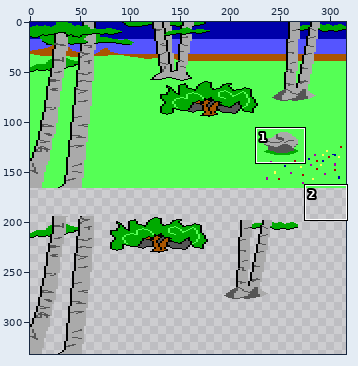
Two versions of one sprite sheet, test/assets/spritesheets/kq1/003.png. The picture above shows the old version from afar; the outline marks the close-up.
Close-up. First the earlier version:
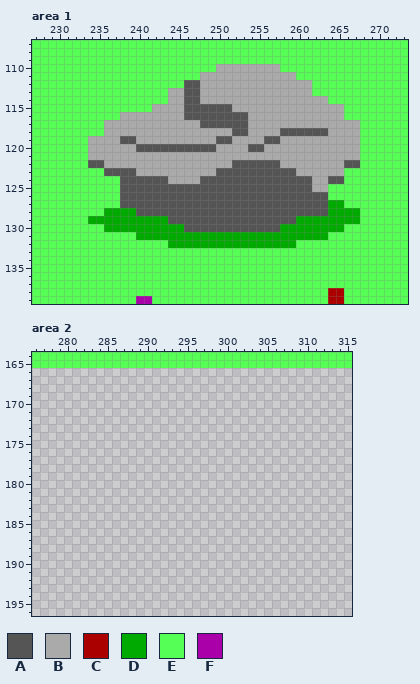
The file is 316x332 pixels. Shown: area 1: x 227..273, y 107..139; area 2: x 276..315, y 164..196.
Palette (. is transparent): A #555555  B #aaaaaa  C #aa0000  D #00aa00  E #55ff55  F #aa00aa
Pixels before, area 1, first column x 227:
107 EEEEEEEEEEEEEEEEEEEEEEEEEEEEEEEEEEEEEEEEEEEEEEE
108 EEEEEEEEEEEEEEEEEEEEEEEEEEEEEEEEEEEEEEEEEEEEEEE
109 EEEEEEEEEEEEEEEEEEEEEEEEEEEEEEEEEEEEEEEEEEEEEEE
110 EEEEEEEEEEEEEEEEEEEEEEEBBBBBBBBEEEEEEEEEEEEEEEE
111 EEEEEEEEEEEEEEEEEEEEEBBBBBBBBBBBBEEEEEEEEEEEEEE
112 EEEEEEEEEEEEEEEEEEEAABBBBBBBBBBBBBBEEEEEEEEEEEE
113 EEEEEEEEEEEEEEEEEBBAABBBBBBBBBBBBBBEEEEEEEEEEEE
114 EEEEEEEEEEEEEEEEEBBAABBBBBBBBBBBBBBBBEEEEEEEEEE
115 EEEEEEEEEEEEEEEBBBBAAAAAABBBBBBBBBBBBBBEEEEEEEE
116 EEEEEEEEEEEBBBBBBBBAAAAAAAABBBBBBBBBBBBEEEEEEEE
117 EEEEEEEEEBBBBBBBBBBBBAAAAAABBBBBBBBBBBBBBEEEEEE
118 EEEEEEEEEBBBBBBBBBBBBBBBBAABBBBAAAAAABBBBEEEEEE
119 EEEEEEEBBBBAABBBBBBBBBBAABBBBAABBBBBBBBBBEEEEEE
120 EEEEEEEBBBBBBAAAAAAAAAABBBBAABBBBBBBBBBBBEEEEEE
121 EEEEEEEBBBBBBBBBBBBBBBBBBBBBBBBBBBBBBBBBBEEEEEE
122 EEEEEEEAABBBBBBBBBBBBBBBBAAAAAABBBBBBBBAAEEEEEE
123 EEEEEEEEEAAAABBBBBBBBBBAAAAAAAAAABBBBBBEEEEEEEE
124 EEEEEEEEEEEAAAAAABBBBAAAAAAAAAAAAAABBAAEEEEEEEE
125 EEEEEEEEEEEAAAAAAAAAAAAAAAAAAAAAAAABBEEEEEEEEEE
126 EEEEEEEEEEEAAAAAAAAAAAAAAAAAAAAAAAAAAEEEEEEEEEE
127 EEEEEEEEEEEAAAAAAAAAAAAAAAAAAAAAAAAAADDEEEEEEEE
128 EEEEEEEEEDDDDAAAAAAAAAAAAAAAAAAAAAAAADDDDEEEEEE
129 EEEEEEEDDDDDDDDDDAAAAAAAAAAAAAAAADDDDDDDDEEEEEE
130 EEEEEEEEEDDDDDDDDDDAAAAAAAAAAAADDDDDDDDEEEEEEEE
131 EEEEEEEEEEEEEDDDDDDDDDDDDDDDDDDDDDDDDEEEEEEEEEE
132 EEEEEEEEEEEEEEEEEDDDDDDDDDDDDDDDDEEEEEEEEEEEEEE
133 EEEEEEEEEEEEEEEEEEEEEEEEEEEEEEEEEEEEEEEEEEEEEEE
134 EEEEEEEEEEEEEEEEEEEEEEEEEEEEEEEEEEEEEEEEEEEEEEE
135 EEEEEEEEEEEEEEEEEEEEEEEEEEEEEEEEEEEEEEEEEEEEEEE
136 EEEEEEEEEEEEEEEEEEEEEEEEEEEEEEEEEEEEEEEEEEEEEEE
137 EEEEEEEEEEEEEEEEEEEEEEEEEEEEEEEEEEEEEEEEEEEEEEE
138 EEEEEEEEEEEEEEEEEEEEEEEEEEEEEEEEEEEEECCEEEEEEEE
139 EEEEEEEEEEEEEFFEEEEEEEEEEEEEEEEEEEEEECCEEEEEEEE
Pixels before, area 2, first column x 276:
164 EEEEEEEEEEEEEEEEEEEEEEEEEEEEEEEEEEEEEEEE
165 EEEEEEEEEEEEEEEEEEEEEEEEEEEEEEEEEEEEEEEE
And afterwards:
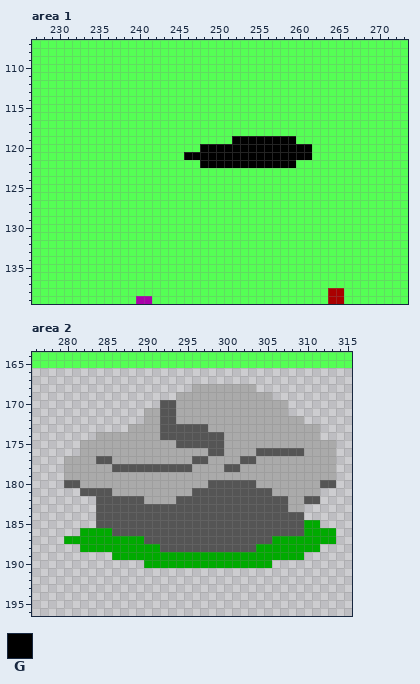
Colours new in this view: G #000000
Edits made:
Changed rows in their new state; - is an unchanged pixel.
Area 1:
first column x 234:
110 ----------------EEEEEEEE----------
111 --------------EEEEEEEEEEEE--------
112 ------------EEEEEEEEEEEEEEEE------
113 ----------EEEEEEEEEEEEEEEEEE------
114 ----------EEEEEEEEEEEEEEEEEEEE----
115 --------EEEEEEEEEEEEEEEEEEEEEEEE--
116 ----EEEEEEEEEEEEEEEEEEEEEEEEEEEE--
117 --EEEEEEEEEEEEEEEEEEEEEEEEEEEEEEEE
118 --EEEEEEEEEEEEEEEEEEEEEEEEEEEEEEEE
119 EEEEEEEEEEEEEEEEEEGGGGGGGGEEEEEEEE
120 EEEEEEEEEEEEEEGGGGGGGGGGGGGGEEEEEE
121 EEEEEEEEEEEEGGGGGGGGGGGGGGGGEEEEEE
122 EEEEEEEEEEEEEEGGGGGGGGGGGGEEEEEEEE
123 --EEEEEEEEEEEEEEEEEEEEEEEEEEEEEE--
124 ----EEEEEEEEEEEEEEEEEEEEEEEEEEEE--
125 ----EEEEEEEEEEEEEEEEEEEEEEEEEE----
126 ----EEEEEEEEEEEEEEEEEEEEEEEEEE----
127 ----EEEEEEEEEEEEEEEEEEEEEEEEEEEE--
128 --EEEEEEEEEEEEEEEEEEEEEEEEEEEEEEEE
129 EEEEEEEEEEEEEEEEEEEEEEEEEEEEEEEEEE
130 --EEEEEEEEEEEEEEEEEEEEEEEEEEEEEE--
131 ------EEEEEEEEEEEEEEEEEEEEEEEE----
132 ----------EEEEEEEEEEEEEEEE--------
Area 2:
first column x 280:
168 ----------------BBBBBBBB----------
169 --------------BBBBBBBBBBBB--------
170 ------------AABBBBBBBBBBBBBB------
171 ----------BBAABBBBBBBBBBBBBB------
172 ----------BBAABBBBBBBBBBBBBBBB----
173 --------BBBBAAAAAABBBBBBBBBBBBBB--
174 ----BBBBBBBBAAAAAAAABBBBBBBBBBBB--
175 --BBBBBBBBBBBBAAAAAABBBBBBBBBBBBBB
176 --BBBBBBBBBBBBBBBBAABBBBAAAAAABBBB
177 BBBBAABBBBBBBBBBAABBBBAABBBBBBBBBB
178 BBBBBBAAAAAAAAAABBBBAABBBBBBBBBBBB
179 BBBBBBBBBBBBBBBBBBBBBBBBBBBBBBBBBB
180 AABBBBBBBBBBBBBBBBAAAAAABBBBBBBBAA
181 --AAAABBBBBBBBBBAAAAAAAAAABBBBBB--
182 ----AAAAAABBBBAAAAAAAAAAAAAABBAA--
183 ----AAAAAAAAAAAAAAAAAAAAAAAABB----
184 ----AAAAAAAAAAAAAAAAAAAAAAAAAA----
185 ----AAAAAAAAAAAAAAAAAAAAAAAAAADD--
186 --DDDDAAAAAAAAAAAAAAAAAAAAAAAADDDD
187 DDDDDDDDDDAAAAAAAAAAAAAAAADDDDDDDD
188 --DDDDDDDDDDAAAAAAAAAAAADDDDDDDD--
189 ------DDDDDDDDDDDDDDDDDDDDDDDD----
190 ----------DDDDDDDDDDDDDDDD--------
Boxes around the changes in both close-ups, in picture pixels (x1, y1, x2, y2):
changed: (88, 64, 360, 248)
added: (64, 384, 336, 568)
